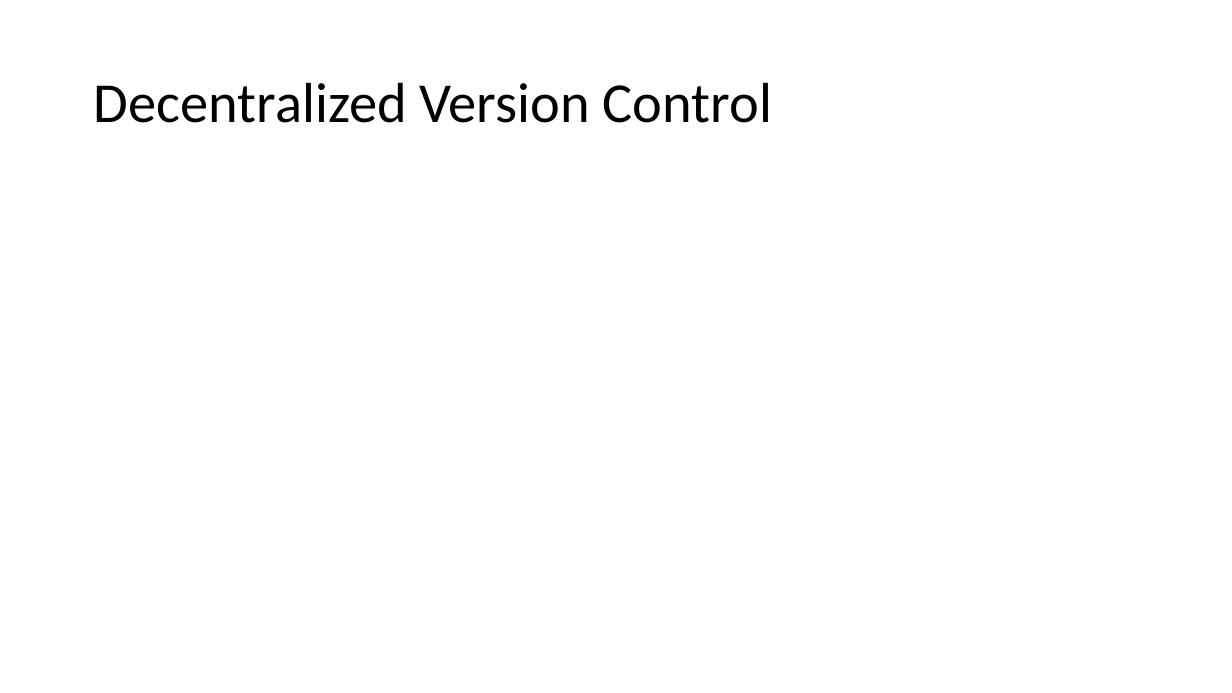
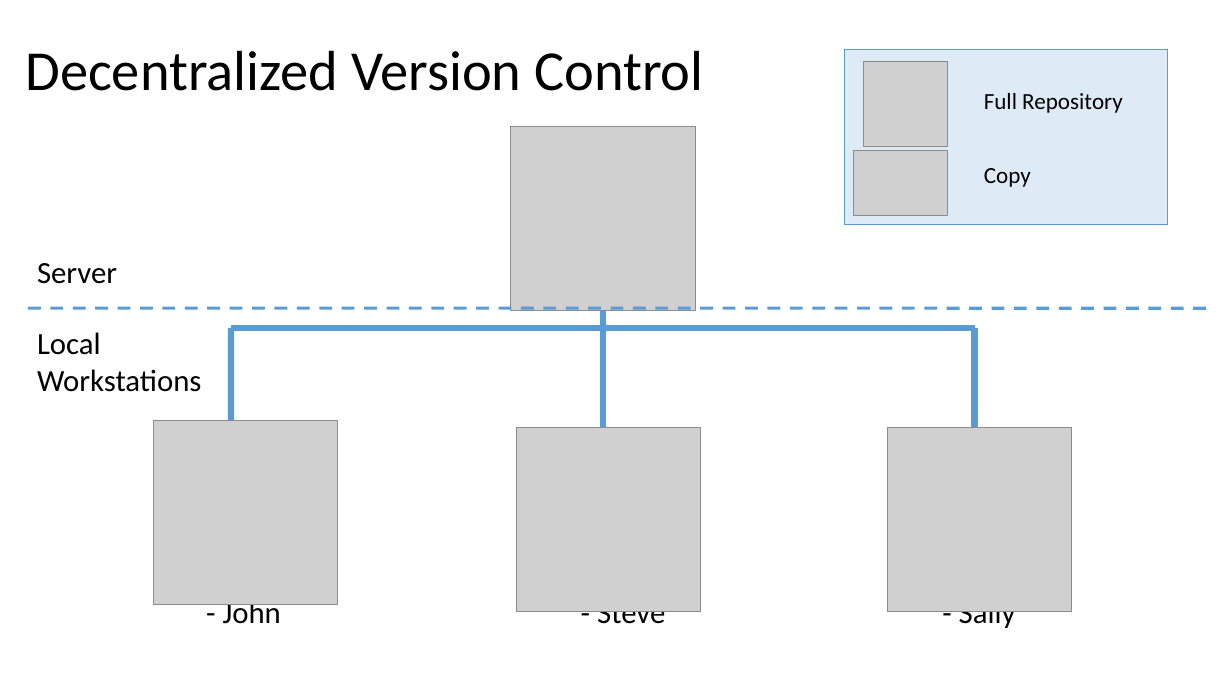
Before and after one commit to jbm950/personal_projects, a slide deck: slide 9 of git_presentation/git_presentation.pptx. Drawn at 1232x693 pixels with LibreOffice and Linux fonts; fonts in the diff are those of the drawing; grey boxes stand for pictures. Boxes give left, top, right and bottom in pixels: in the first picture for what was removed or moved away, otherwise in the second. Text is boxed around its words. In the diff, an @@ line names an element or a change of style, - is before the commit and + after.

```diff
--- a/git_presentation/git_presentation.pptx
+++ b/git_presentation/git_presentation.pptx
@@ title "Decentralized Version Control": place and size @@
-title "Decentralized Version Control" at [94, 82, 772, 123]
+title "Decentralized Version Control" at [25, 50, 703, 91]
@@ rectangle added at [845, 49, 1168, 225], fill #DEEBF7, outline #5B9BD5 1 pt @@
@@ picture added at [863, 62, 948, 147] @@
@@ text added at [984, 93, 1123, 113], 18 pt, text #000000 @@
+Full Repository
@@ picture added at [511, 127, 695, 311] @@
@@ picture added at [854, 151, 948, 215] @@
@@ text added at [984, 168, 1031, 187], 18 pt, text #000000 @@
+Copy
@@ text added at [37, 263, 117, 284], 24 pt, text #000000 @@
+Server
@@ line added from (28, 308) to (1207, 309), #5B9BD5 2.5 pt dashed @@
@@ line added from (231, 431) to (231, 328), #5B9BD5 5 pt @@
@@ line added from (231, 328) to (604, 328), #5B9BD5 5 pt @@
@@ line added from (604, 328) to (604, 451), #5B9BD5 5 pt @@
@@ line added from (604, 328) to (975, 328), #5B9BD5 5 pt @@
@@ line added from (604, 311) to (604, 440), #5B9BD5 5 pt @@
@@ line added from (975, 451) to (975, 328), #5B9BD5 5 pt @@
@@ text added at [37, 332, 201, 392], 24 pt, text #000000 @@
+Local Workstations
@@ picture added at [153, 421, 337, 604] @@
@@ picture added at [517, 428, 701, 612] @@
@@ picture added at [887, 428, 1071, 612] @@
@@ picture added at [887, 427, 1071, 611] @@
@@ text added at [223, 597, 281, 624], 24 pt, text #000000 @@
+- John
@@ text added at [597, 611, 665, 631], 24 pt, text #000000 @@
+- Steve
@@ text added at [959, 611, 1016, 631], 24 pt, text #000000 @@
+- Sally
```
Also in this commit, not shown: 2 other slides changed.
